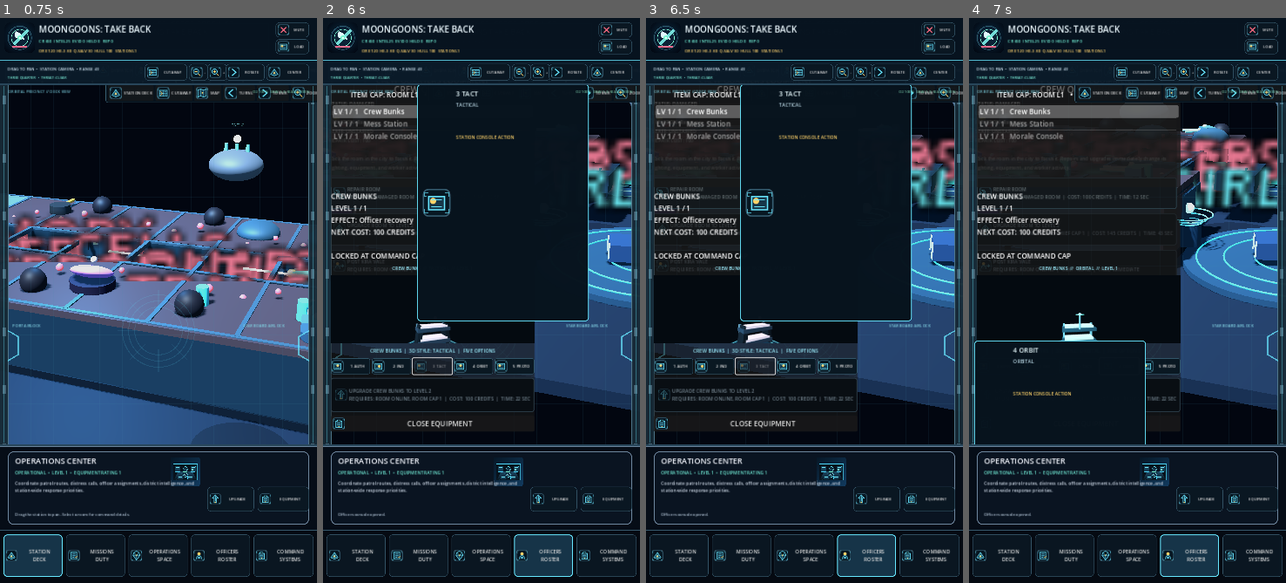
Above: before the commit, frames 1-4 (left to right).
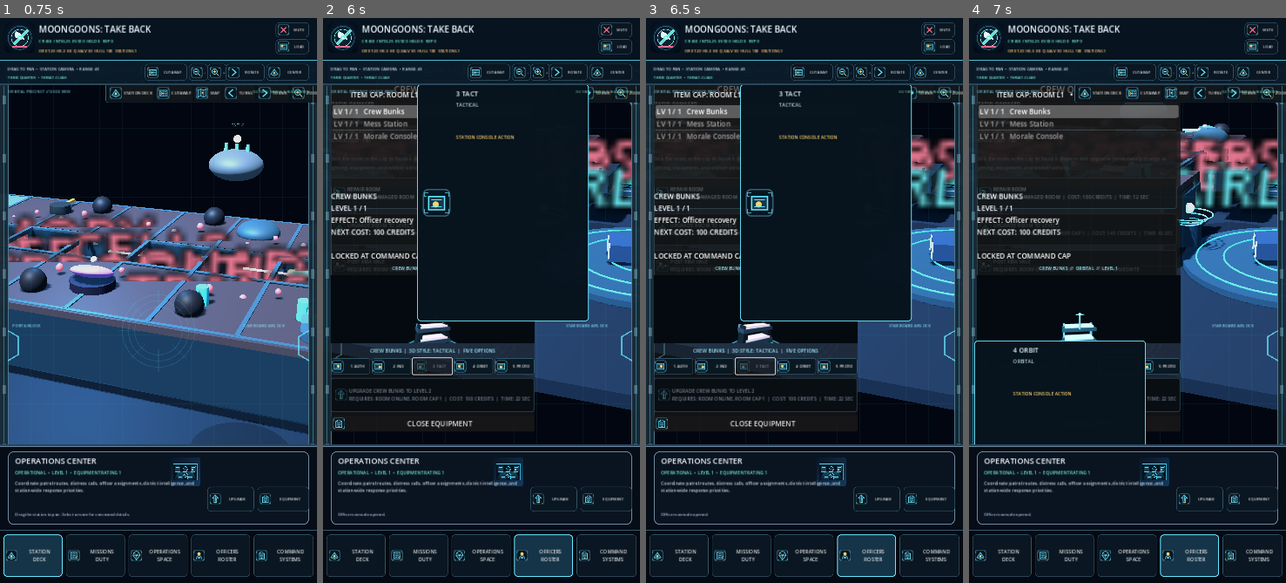
Above: after the commit, the same moments.

Repository: POTD725/MoonGoons-Take-Back
Game: Godot game, scene res://scenes/PeacekeeperStationDeck.tscn
Two runs of this game, one before a commit and one after it. Both use one fixed random seed, a clock stepped at 60 frames per second and the inputs below.
Inputs (mouse positions are in pixels of both pictures, inside the frame that each line leads up to):
- Up to frame 1 (0.75 s): tap Enter at 0.5 s; move the mouse to (228, 272) at 0.52 s; hold D from 0.53 s (still down); tap Q at 0.6 s; click (228, 272) at 0.67 s
- Up to frame 2 (6 s): tap Space at 0.77 s; release D at 1.25 s; drag from (418, 328) to (465, 413) at 1.27 s; click "SYNDICATE THREAT MAP" at 2 s; click "SECTOR COMMAND" at 2.75 s; click "2 IND" at 3.5 s; click "1 AUTH" at 4.25 s; click "3 TACT" at 5 s; click "ROOM EQUIPMENT" at 5.75 s
- Up to frame 3 (6.5 s): no input
- Up to frame 4 (7 s): click "4 ORBIT" at 6.5 s

Frame 1 is identical in both runs. In frame 2, less than 0.1% of the frame differs, in the area x 4-57%, y 31-63%; in frame 3, less than 0.1%; in frame 4, less than 0.1%.

Commit message:
Add articulated animated NPC body rigs

Diff:
--- a/scripts/officer_visual_factory.gd
+++ b/scripts/officer_visual_factory.gd
@@ -8,7 +8,7 @@
 const GLOVE_BLACK: String = "#101820"
 
 static func build_authority_officer(officer_data: Dictionary = {}) -> Node3D:
-	var root: Node3D = Node3D.new()
+	var root := Node3D.new()
 	var officer_name: String = str(officer_data.get("name", "Authority Officer"))
 	var division: String = str(officer_data.get("division", "Authority"))
 	var rarity: String = str(officer_data.get("rarity", "Common"))
@@ -28,45 +28,64 @@
 	return root
 
 static func _add_lower_body(root: Node3D) -> void:
-	root.add_child(_make_box(Vector3(0.24, 0.74, 0.24), Vector3(-0.17, 0.39, 0.0), ARMOR_SHADOW))
-	root.add_child(_make_box(Vector3(0.24, 0.74, 0.24), Vector3(0.17, 0.39, 0.0), ARMOR_SHADOW))
-	root.add_child(_make_box(Vector3(0.27, 0.15, 0.38), Vector3(-0.17, 0.04, 0.05), GLOVE_BLACK))
-	root.add_child(_make_box(Vector3(0.27, 0.15, 0.38), Vector3(0.17, 0.04, 0.05), GLOVE_BLACK))
-	root.add_child(_make_box(Vector3(0.79, 0.10, 0.29), Vector3(0.0, 0.73, 0.0), INSIGNIA_GOLD))
+	var left_leg := Node3D.new()
+	left_leg.name = "LegLeft"
+	left_leg.position = Vector3(-0.17, 0.73, 0.0)
+	left_leg.add_child(_make_box(Vector3(0.24, 0.74, 0.24), Vector3(0.0, -0.34, 0.0), ARMOR_SHADOW, "Shin"))
+	left_leg.add_child(_make_box(Vector3(0.27, 0.15, 0.38), Vector3(0.0, -0.69, 0.05), GLOVE_BLACK, "Boot"))
+	root.add_child(left_leg)
+	var right_leg := Node3D.new()
+	right_leg.name = "LegRight"
+	right_leg.position = Vector3(0.17, 0.73, 0.0)
+	right_leg.add_child(_make_box(Vector3(0.24, 0.74, 0.24), Vector3(0.0, -0.34, 0.0), ARMOR_SHADOW, "Shin"))
+	right_leg.add_child(_make_box(Vector3(0.27, 0.15, 0.38), Vector3(0.0, -0.69, 0.05), GLOVE_BLACK, "Boot"))
+	root.add_child(right_leg)
+	root.add_child(_make_box(Vector3(0.79, 0.10, 0.29), Vector3(0.0, 0.73, 0.0), INSIGNIA_GOLD, "UtilityBelt"))
 
 static func _add_torso(root: Node3D, hardware_color: String) -> void:
-	root.add_child(_make_box(Vector3(0.80, 0.84, 0.42), Vector3(0.0, 1.10, 0.0), ARMOR_NAVY))
-	root.add_child(_make_box(Vector3(0.59, 0.48, 0.12), Vector3(0.0, 1.12, 0.23), ARMOR_SHADOW))
-	root.add_child(_make_box(Vector3(0.25, 0.18, 0.27), Vector3(-0.52, 1.42, 0.0), ARMOR_NAVY))
-	root.add_child(_make_box(Vector3(0.25, 0.18, 0.27), Vector3(0.52, 1.42, 0.0), ARMOR_NAVY))
-	root.add_child(_make_box(Vector3(0.19, 0.68, 0.19), Vector3(-0.53, 1.02, 0.0), ARMOR_NAVY))
-	root.add_child(_make_box(Vector3(0.19, 0.68, 0.19), Vector3(0.53, 1.02, 0.0), ARMOR_NAVY))
-	root.add_child(_make_box(Vector3(0.17, 0.17, 0.17), Vector3(-0.53, 0.59, 0.0), GLOVE_BLACK))
-	root.add_child(_make_box(Vector3(0.17, 0.17, 0.17), Vector3(0.53, 0.59, 0.0), GLOVE_BLACK))
-	root.add_child(_make_box(Vector3(0.36, 0.53, 0.18), Vector3(0.0, 1.12, -0.30), ARMOR_SHADOW))
-	root.add_child(_make_emissive_box(Vector3(0.08, 0.20, 0.04), Vector3(0.0, 1.18, -0.41), hardware_color, 0.55))
+	root.add_child(_make_box(Vector3(0.80, 0.84, 0.42), Vector3(0.0, 1.10, 0.0), ARMOR_NAVY, "Torso"))
+	root.add_child(_make_box(Vector3(0.59, 0.48, 0.12), Vector3(0.0, 1.12, 0.23), ARMOR_SHADOW, "ChestPlate"))
+	root.add_child(_make_box(Vector3(0.25, 0.18, 0.27), Vector3(-0.52, 1.42, 0.0), ARMOR_NAVY, "ShoulderLeft"))
+	root.add_child(_make_box(Vector3(0.25, 0.18, 0.27), Vector3(0.52, 1.42, 0.0), ARMOR_NAVY, "ShoulderRight"))
+	_add_arm(root, "ArmLeft", -0.53)
+	_add_arm(root, "ArmRight", 0.53)
+	root.add_child(_make_box(Vector3(0.36, 0.53, 0.18), Vector3(0.0, 1.12, -0.30), ARMOR_SHADOW, "Backpack"))
+	root.add_child(_make_emissive_box(Vector3(0.08, 0.20, 0.04), Vector3(0.0, 1.18, -0.41), hardware_color, 0.55, "BackpackLight"))
+
+static func _add_arm(root: Node3D, node_name: String, x_value: float) -> void:
+	var arm := Node3D.new()
+	arm.name = node_name
+	arm.position = Vector3(x_value, 1.36, 0.0)
+	arm.add_child(_make_box(Vector3(0.19, 0.68, 0.19), Vector3(0.0, -0.34, 0.0), ARMOR_NAVY, "Forearm"))
+	arm.add_child(_make_box(Vector3(0.17, 0.17, 0.17), Vector3(0.0, -0.77, 0.0), GLOVE_BLACK, "Hand"))
+	root.add_child(arm)
 
 static func _add_head(root: Node3D, skin_color: String, hardware_color: String) -> void:
-	root.add_child(_make_sphere(0.29, Vector3(0.0, 1.73, 0.0), skin_color))
-	root.add_child(_make_box(Vector3(0.64, 0.27, 0.54), Vector3(0.0, 1.94, 0.0), ARMOR_NAVY))
-	root.add_child(_make_box(Vector3(0.60, 0.13, 0.59), Vector3(0.0, 2.04, 0.0), ARMOR_SHADOW))
-	root.add_child(_make_emissive_box(Vector3(0.45, 0.12, 0.08), Vector3(0.0, 1.75, 0.25), VISOR_BLUE, 0.82))
-	root.add_child(_make_antenna(Vector3(-0.11, 2.18, 0.0), skin_color))
-	root.add_child(_make_antenna(Vector3(0.11, 2.18, 0.0), skin_color))
-	root.add_child(_make_emissive_box(Vector3(0.08, 0.08, 0.07), Vector3(0.0, 2.15, 0.10), hardware_color, 0.65))
+	var head := Node3D.new()
+	head.name = "HeadPivot"
+	head.position = Vector3(0.0, 1.73, 0.0)
+	head.add_child(_make_sphere(0.29, Vector3.ZERO, skin_color, "Head"))
+	head.add_child(_make_box(Vector3(0.64, 0.27, 0.54), Vector3(0.0, 0.21, 0.0), ARMOR_NAVY, "Helmet"))
+	head.add_child(_make_box(Vector3(0.60, 0.13, 0.59), Vector3(0.0, 0.31, 0.0), ARMOR_SHADOW, "HelmetCrown"))
+	head.add_child(_make_emissive_box(Vector3(0.45, 0.12, 0.08), Vector3(0.0, 0.02, 0.25), VISOR_BLUE, 0.82, "Visor"))
+	head.add_child(_make_antenna(Vector3(-0.11, 0.45, 0.0), skin_color, "AntennaLeft"))
+	head.add_child(_make_antenna(Vector3(0.11, 0.45, 0.0), skin_color, "AntennaRight"))
+	head.add_child(_make_emissive_box(Vector3(0.08, 0.08, 0.07), Vector3(0.0, 0.42, 0.10), hardware_color, 0.65, "HelmetBeacon"))
+	root.add_child(head)
 
 static func _add_rank_insignia(root: Node3D, rank: int) -> void:
 	for index: int in range(rank):
-		root.add_child(_make_box(Vector3(0.065, 0.085, 0.035), Vector3(-0.16 + float(index) * 0.08, 1.34, 0.255), INSIGNIA_GOLD))
+		root.add_child(_make_box(Vector3(0.065, 0.085, 0.035), Vector3(-0.16 + float(index) * 0.08, 1.34, 0.255), INSIGNIA_GOLD, "Rank%d" % index))
 
 static func _add_division_hardware(root: Node3D, hardware_color: String) -> void:
-	root.add_child(_make_emissive_box(Vector3(0.13, 0.34, 0.12), Vector3(-0.36, 1.10, 0.25), hardware_color, 0.50))
-	root.add_child(_make_emissive_box(Vector3(0.13, 0.34, 0.12), Vector3(0.36, 1.10, 0.25), hardware_color, 0.50))
-	root.add_child(_make_emissive_box(Vector3(0.30, 0.045, 0.04), Vector3(0.0, 1.52, 0.25), hardware_color, 0.45))
+	root.add_child(_make_emissive_box(Vector3(0.13, 0.34, 0.12), Vector3(-0.36, 1.10, 0.25), hardware_color, 0.50, "DivisionLightLeft"))
+	root.add_child(_make_emissive_box(Vector3(0.13, 0.34, 0.12), Vector3(0.36, 1.10, 0.25), hardware_color, 0.50, "DivisionLightRight"))
+	root.add_child(_make_emissive_box(Vector3(0.30, 0.045, 0.04), Vector3(0.0, 1.52, 0.25), hardware_color, 0.45, "CollarLight"))
 
-static func _make_antenna(position_value: Vector3, color_hex: String) -> MeshInstance3D:
-	var antenna: MeshInstance3D = MeshInstance3D.new()
-	var mesh: CylinderMesh = CylinderMesh.new()
+static func _make_antenna(position_value: Vector3, color_hex: String, node_name: String) -> MeshInstance3D:
+	var antenna := MeshInstance3D.new()
+	antenna.name = node_name
+	var mesh := CylinderMesh.new()
 	mesh.top_radius = 0.01
 	mesh.bottom_radius = 0.03
 	mesh.height = 0.20
@@ -75,18 +94,20 @@
 	antenna.material_override = _make_material(color_hex, 0.0)
 	return antenna
 
-static func _make_box(size_value: Vector3, position_value: Vector3, color_hex: String) -> MeshInstance3D:
-	var node: MeshInstance3D = MeshInstance3D.new()
-	var mesh: BoxMesh = BoxMesh.new()
+static func _make_box(size_value: Vector3, position_value: Vector3, color_hex: String, node_name: String = "Part") -> MeshInstance3D:
+	var node := MeshInstance3D.new()
+	node.name = node_name
+	var mesh := BoxMesh.new()
 	mesh.size = size_value
 	node.mesh = mesh
 	node.position = position_value
 	node.material_override = _make_material(color_hex, 0.0)
 	return node
 
-static func _make_sphere(radius_value: float, position_value: Vector3, color_hex: String) -> MeshInstance3D:
-	var node: MeshInstance3D = MeshInstance3D.new()
-	var mesh: SphereMesh = SphereMesh.new()
+static func _make_sphere(radius_value: float, position_value: Vector3, color_hex: String, node_name: String = "Part") -> MeshInstance3D:
+	var node := MeshInstance3D.new()
+	node.name = node_name
+	var mesh := SphereMesh.new()
 	mesh.radius = radius_value
 	mesh.height = radius_value * 2.0
 	node.mesh = mesh
@@ -94,13 +115,13 @@
 	node.material_override = _make_material(color_hex, 0.0)
 	return node
 
-static func _make_emissive_box(size_value: Vector3, position_value: Vector3, color_hex: String, energy: float) -> MeshInstance3D:
-	var node: MeshInstance3D = _make_box(size_value, position_value, color_hex)
+static func _make_emissive_box(size_value: Vector3, position_value: Vector3, color_hex: String, energy: float, node_name: String = "Light") -> MeshInstance3D:
+	var node := _make_box(size_value, position_value, color_hex, node_name)
 	node.material_override = _make_material(color_hex, energy)
 	return node
 
 static func _make_material(color_hex: String, emission_energy: float) -> StandardMaterial3D:
-	var material: StandardMaterial3D = StandardMaterial3D.new()
+	var material := StandardMaterial3D.new()
 	var color: Color = Color.from_string(color_hex, Color.WHITE)
 	material.albedo_color = color
 	material.roughness = 0.62
